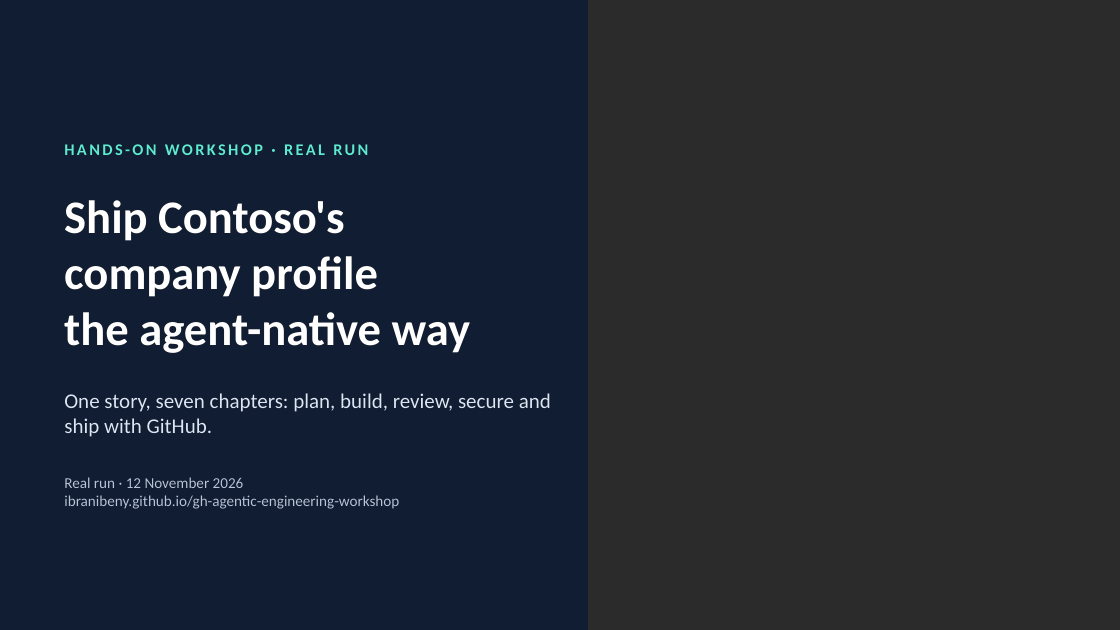
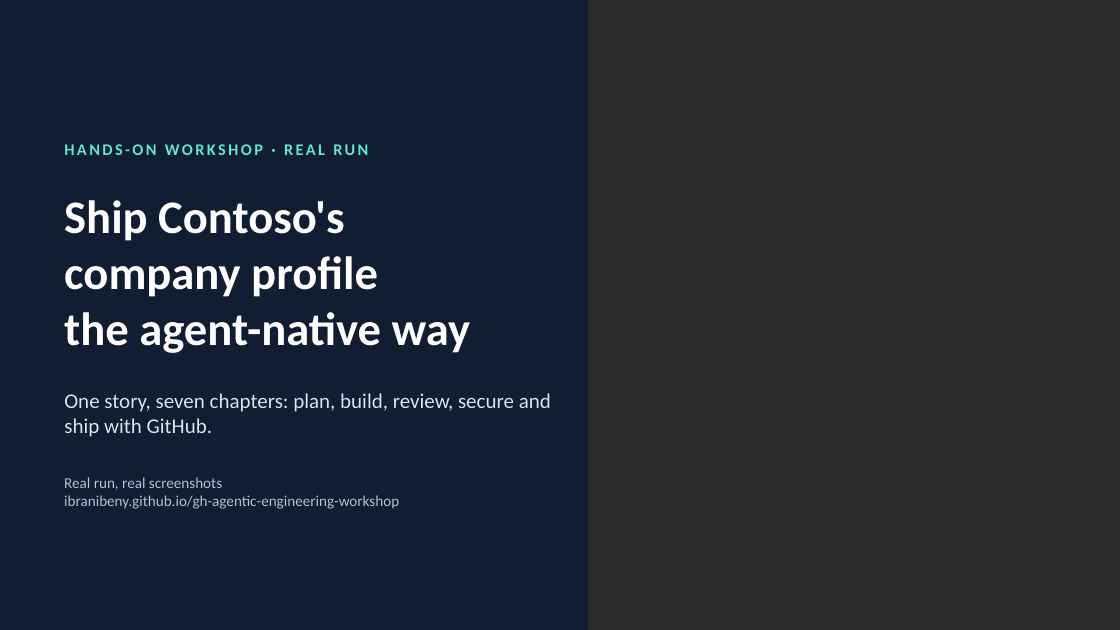
Before and after one commit to ibranibeny/gh-agentic-engineering-workshop, a slide deck: slide 1 of downloads/contoso-agent-native-engineering-workshop.pptx. Drawn at 1120x630 pixels with LibreOffice and Linux fonts; fonts in the diff are those of the drawing; background and template pictures are left out; a plain dark background stands for a picture behind light text. Boxes give left, top, right and bottom in pixels: in the first picture for what was removed or moved away, otherwise in the second. Text is boxed around its words. In the diff, an @@ line names an element or a change of style, - is before the commit and + after.

```diff
--- a/downloads/contoso-agent-native-engineering-workshop.pptx
+++ b/downloads/contoso-agent-native-engineering-workshop.pptx
@@ text at [64,477,222,490]: text changed @@
-Real run · 12 November 2026
+Real run, real screenshots
```
Also in this commit, not shown: 11 other slides changed.
